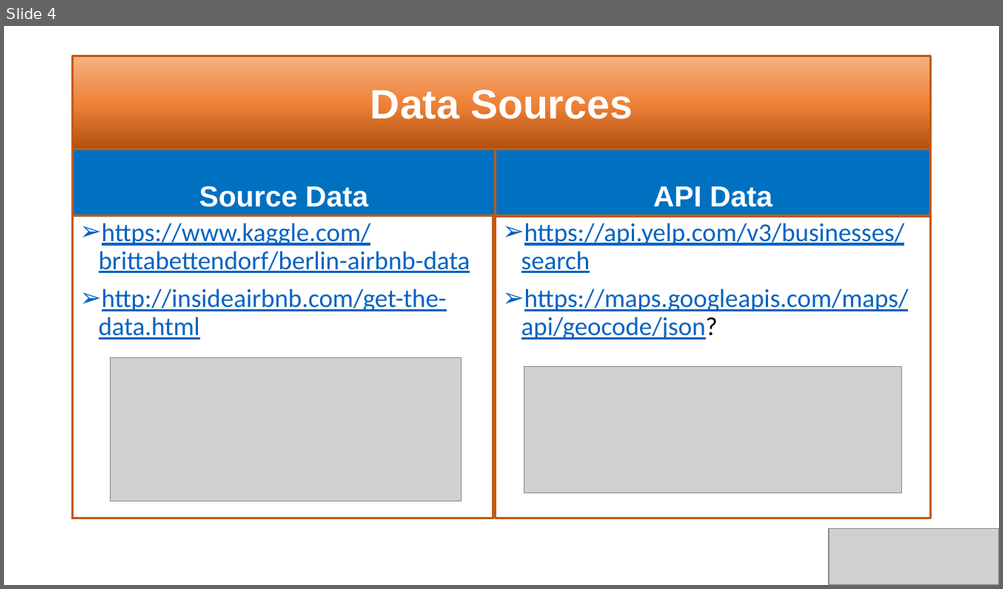
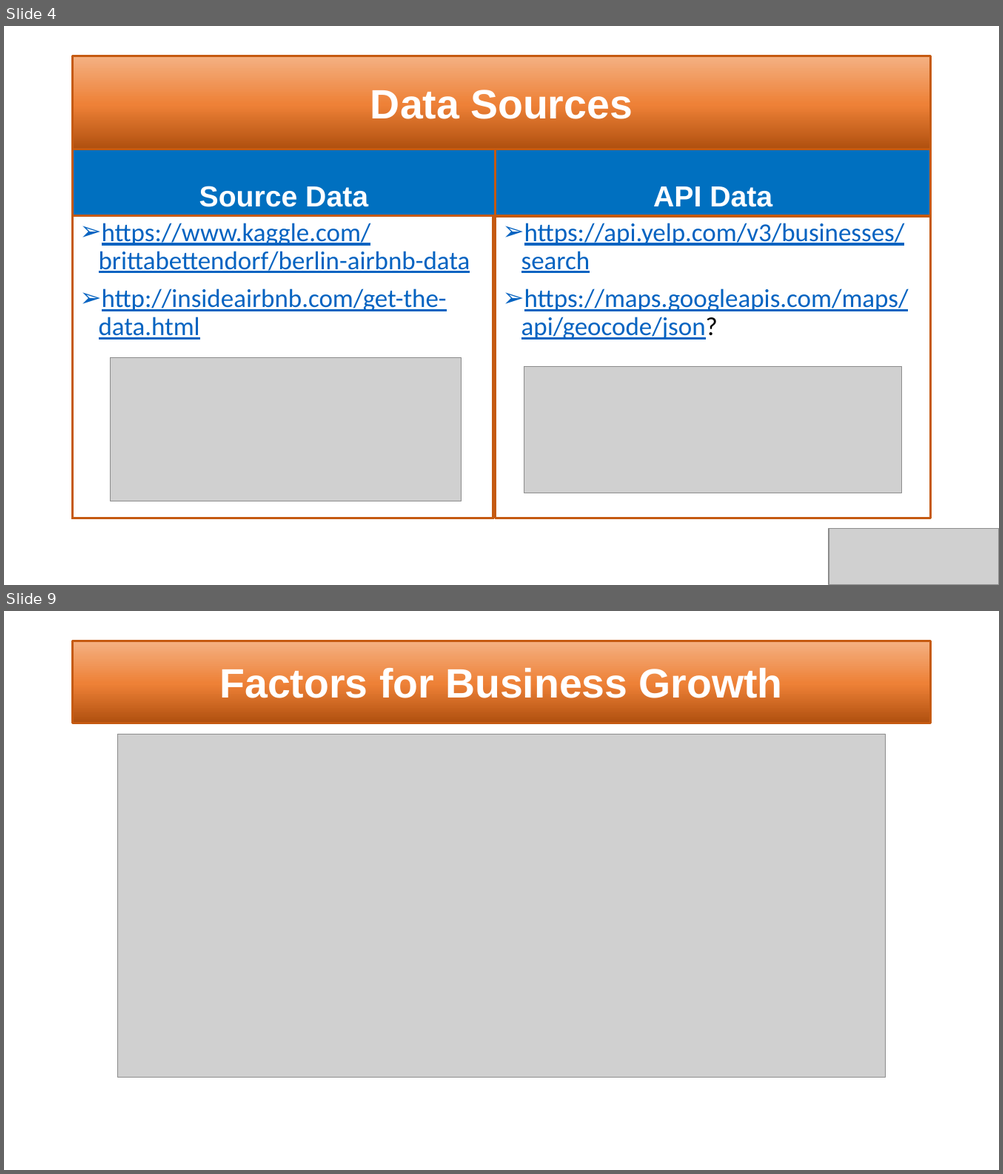
Before and after one commit to SaranyaPandiaraj/Futuristic-Airbnb, a slide deck: Futuristic_Airbnb.pptx. Shown one above the other, each under a label of ours: slide 4 before the commit, slides 4 and 9 after it; the slides between them are not shown. The pictures are 1003x589 and 1003x1174 pixels, drawn with LibreOffice and Linux fonts; fonts in the diff are those of the drawing; grey boxes stand for pictures. Boxes give left, top, right and bottom in pixels: in the first picture for what was removed or moved away, otherwise in the second. Text is boxed around its words. In the diff, an @@ line names an element or a change of style, - is before the commit and + after.

```diff
--- a/Futuristic_Airbnb.pptx
+++ b/Futuristic_Airbnb.pptx
@@ slide 9 added at [4,611,999,1170], background #FFFFFF @@
@@ title added at [73,641,930,723], fill gradient #B0500F to #EE8137 to #F4B183, outline #C55A11 2.25 pt, 39.6 pt, text #FFFFFF, bold @@
+Factors for Business Growth
@@ picture added at [118,735,885,1078] @@
```
Also in this commit, not shown: 2 slides changed, 14 other slides added.
